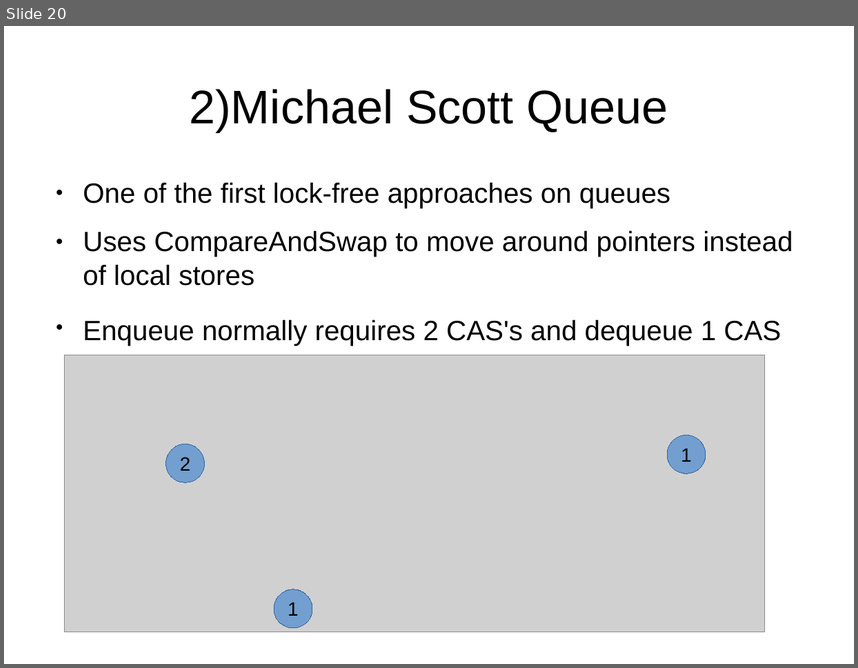
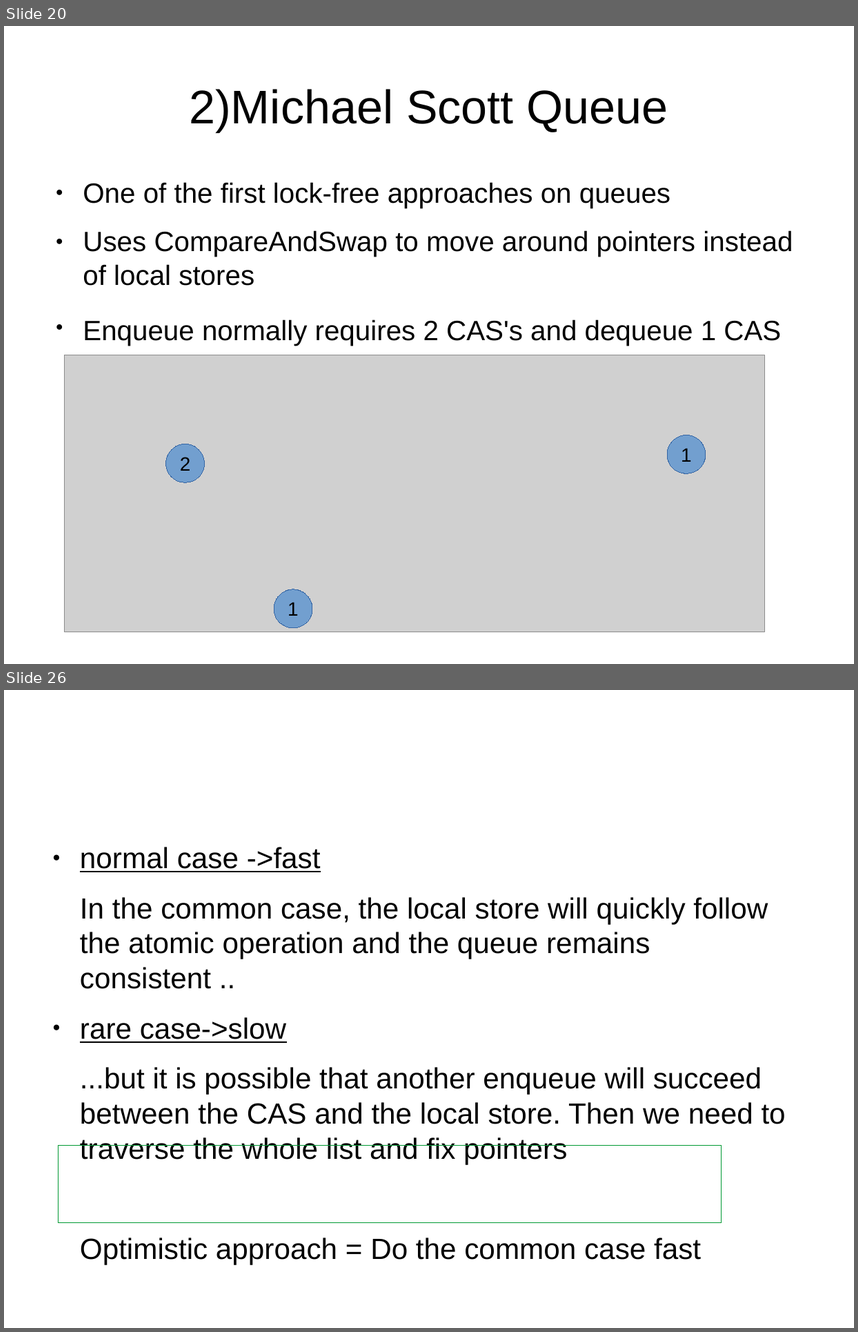
Before and after one commit to mpastyl/my_thesis, a slide deck: presentation.odp. Shown one above the other, each under a label of ours: slide 20 before the commit, slides 20 and 26 after it; the slides between them are not shown. The pictures are 858x668 and 858x1332 pixels, drawn with LibreOffice and Linux fonts; fonts in the diff are those of the drawing; grey boxes stand for pictures. Boxes give left, top, right and bottom in pixels: in the first picture for what was removed or moved away, otherwise in the second. Text is boxed around its words. In the diff, an @@ line names an element or a change of style, - is before the commit and + after.

```diff
--- a/presentation.odp
+++ b/presentation.odp
@@ slide 26 added at (4, 690, 854, 1328), background #FFFFFF @@
@@ text added at (80, 847, 786, 1264), 27.2 pt, text #000000 @@
+● normal case ->fast
+In the common case, the local store will quickly follow the atomic operation and the queue remains consistent ..
+● rare case->slow
+...but it is possible that another enqueue will succeed between the CAS and the local store. Then we need to traverse the whole list and fix pointers
+Optimistic approach = Do the common case fast
@@ rectangle added at (58, 1145, 722, 1222), outline #009933 0 pt @@
```
Also in this commit, not shown: 2 slides changed, 6 other slides added.
